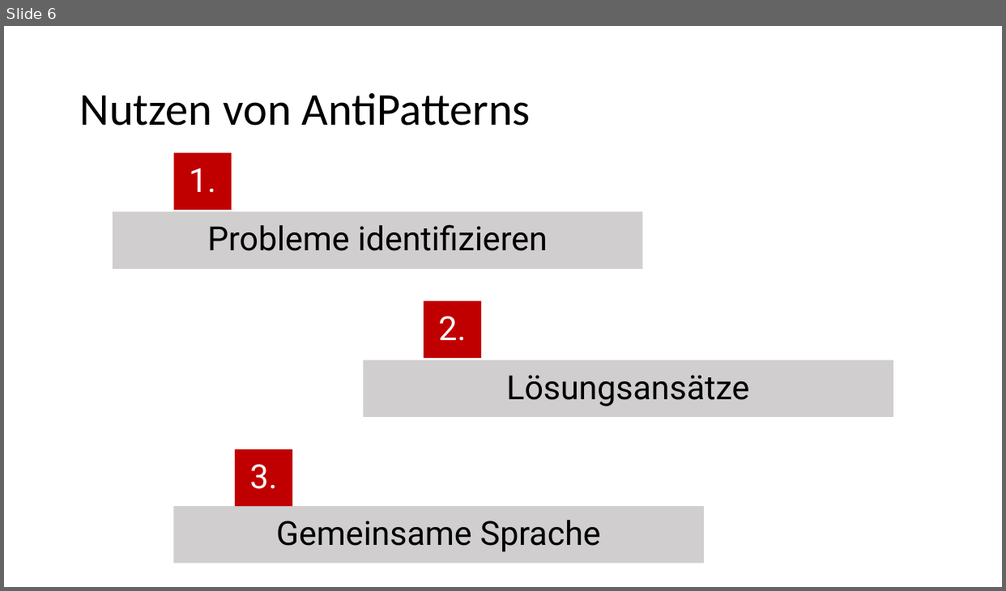
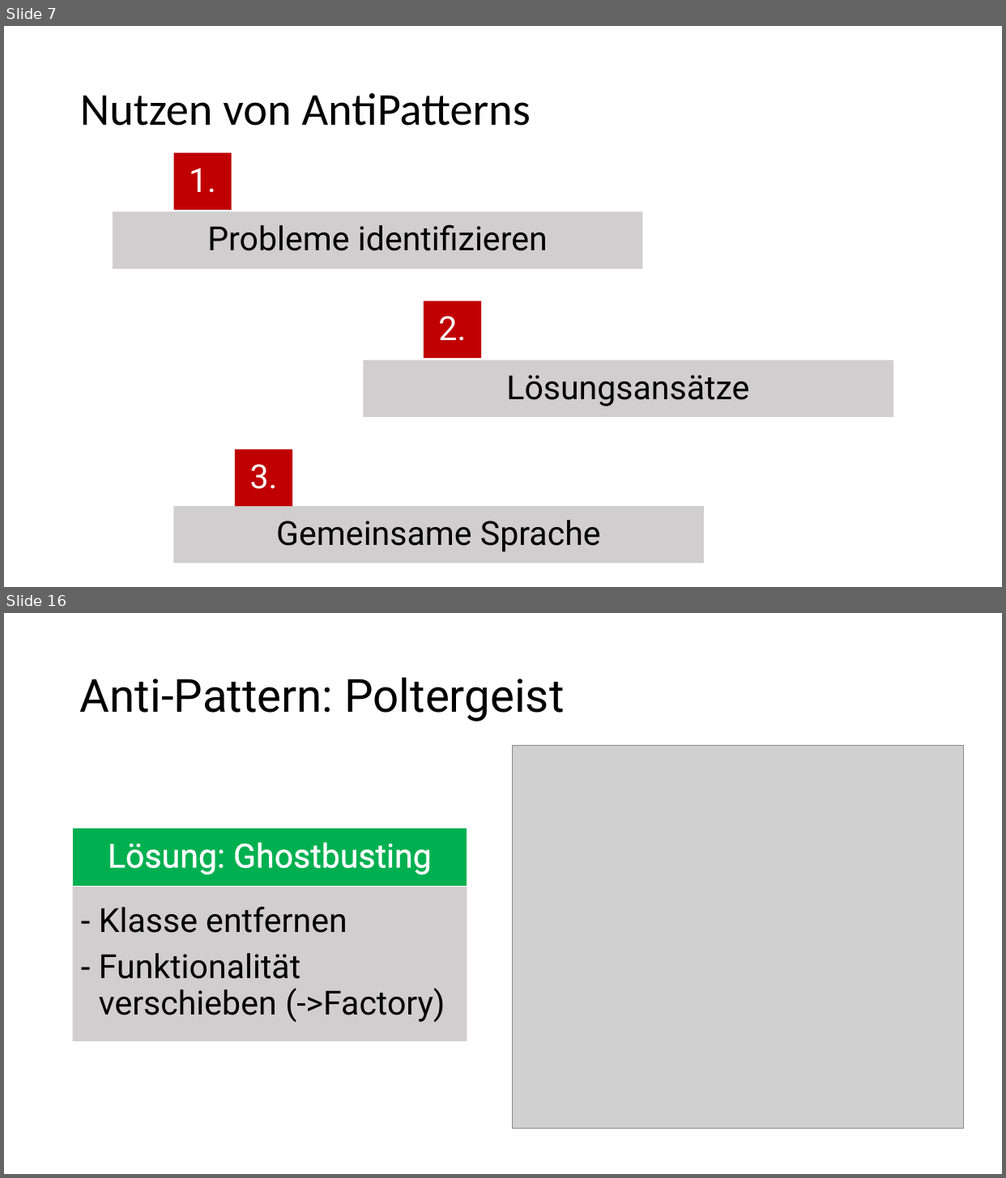
Before and after one commit to tkrieger/AntiPatterns, a slide deck: pres_antipatterns.pptx. Shown one above the other, each under a label of ours: slide 6 before the commit, slides 7 and 16 after it; the slides between them are not shown. The pictures are 1006x591 and 1006x1178 pixels, drawn with LibreOffice and Linux fonts; fonts in the diff are those of the drawing; grey boxes stand for pictures. Boxes give left, top, right and bottom in pixels: in the first picture for what was removed or moved away, otherwise in the second. Text is boxed around its words. In the diff, an @@ line names an element or a change of style, - is before the commit and + after.

```diff
--- a/pres_antipatterns.pptx
+++ b/pres_antipatterns.pptx
@@ slide 16 added at bbox=[4, 613, 1002, 1174], background #FFFFFF @@
@@ title added at bbox=[80, 677, 564, 722], 44 pt, text #000000 @@
+Anti-Pattern: Poltergeist
@@ picture added at bbox=[513, 746, 964, 1129] @@
@@ rectangle added at bbox=[73, 828, 467, 886], fill #00B050, outline #FFFFFF 1 pt, 32 pt, text #FFFFFF @@
+Lösung: Ghostbusting
@@ rectangle added at bbox=[73, 886, 467, 1042], fill #D0CECE, 32 pt, text #000000 @@
+– Klasse entfernen
+– Funktionalität verschieben (->Factory)
@@ what was slide 6 is now slide 7 @@
```
Also in this commit, not shown: 3 slides changed, 18 other slides added, 4 other files.
